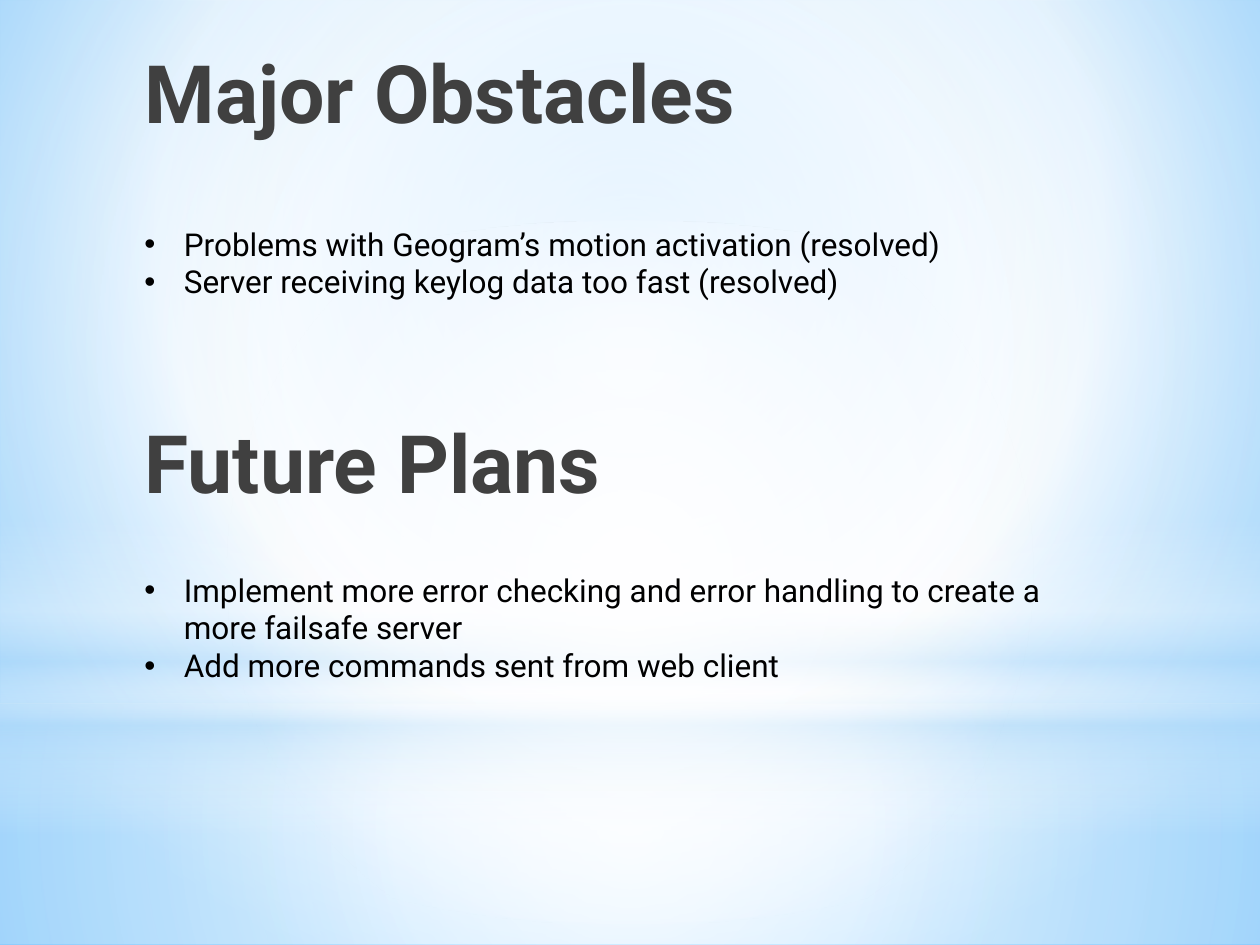
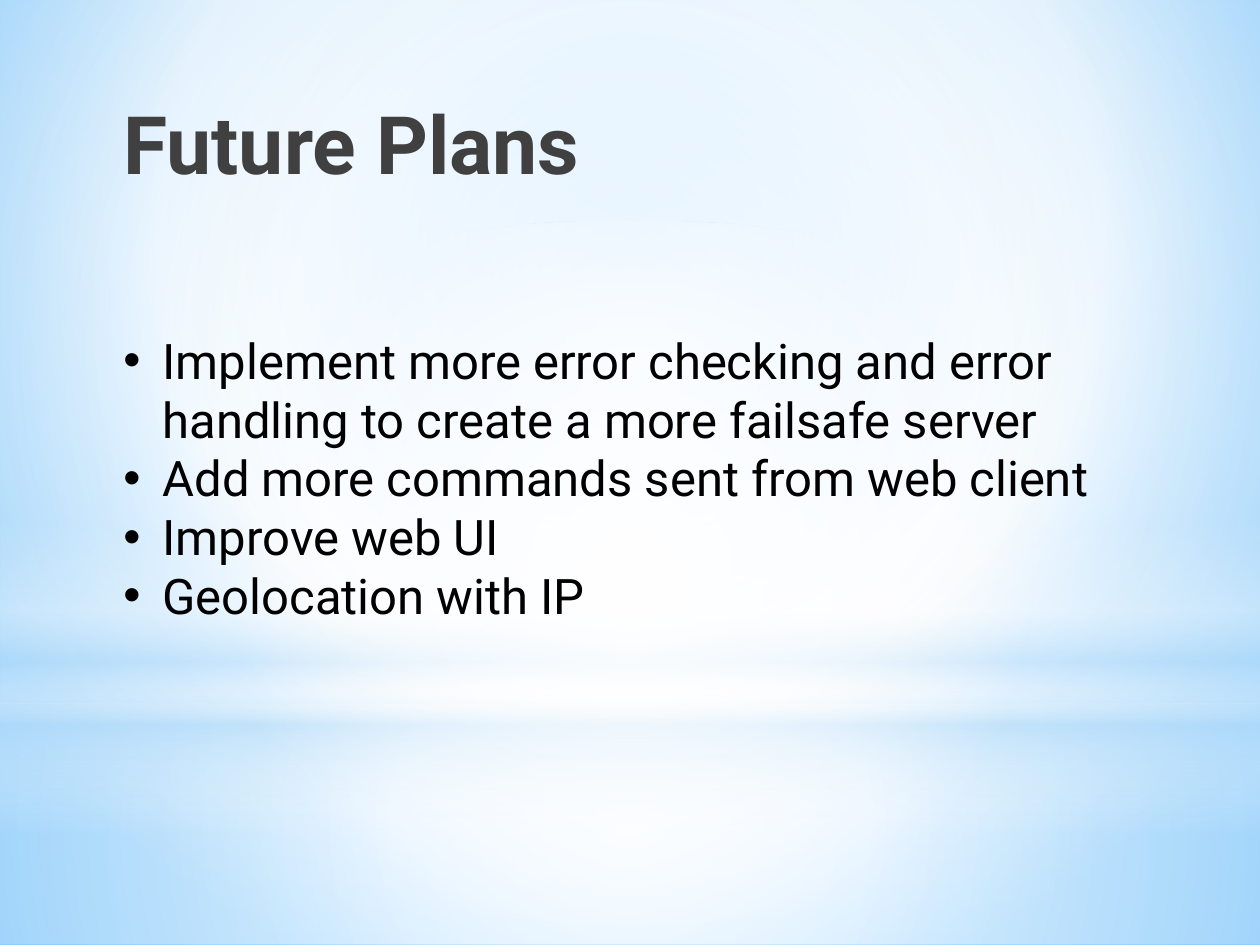
Before and after one commit to LeoYReyes/SeniorDesign, a slide deck: slide 12 of documentation/cycle 2/Cycle2Presentation.pptx (slide 10 before the commit). Drawn at 1260x945 pixels with LibreOffice and Linux fonts; fonts in the diff are those of the drawing. Boxes give left, top, right and bottom in pixels: in the first picture for what was removed or moved away, otherwise in the second. Text is boxed around its words. In the diff, an @@ line names an element or a change of style, - is before the commit and + after.

Commit message:
pptx

```diff
--- a/documentation/cycle 2/Cycle2Presentation.pptx
+++ b/documentation/cycle 2/Cycle2Presentation.pptx
@@ text "Future Plans": place and size @@
-text "Future Plans" at [145,432,600,494]
+text "Future Plans" at [123,113,579,175]
@@ title removed at [145,62,735,140] @@
-Major Obstacles
@@ text removed at [184,231,940,300] @@
-• Problems with Geogram’s motion activation (resolved)
-• Server receiving keylog data too fast (resolved)
@@ text "Implement more error checking and ...": place and size @@
-text "Implement more error checking and ..." at [184,578,1040,678]
+text "Implement more error checking and ..." at [163,342,1088,615]
@@ text at [163,342,1088,497]: size 18 to 28 pt in "Implement more error checking and error handling ...", "Add more commands sent from web client" @@
@@ text at [163,518,585,615]: paragraphs added @@
+• Improve web UI
+• Geolocation with IP
```
Also in this commit, not shown: 5 other slides changed, 3 slides added, 1 slide removed.
